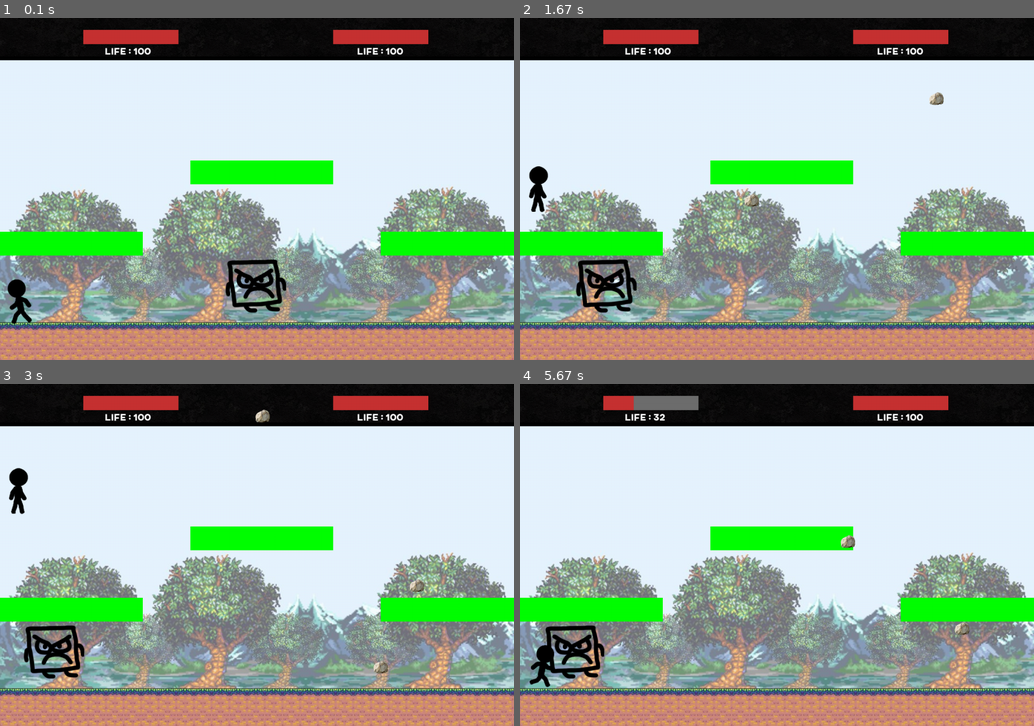
Above: before the commit, frames 1-4 (two rows, left to right).
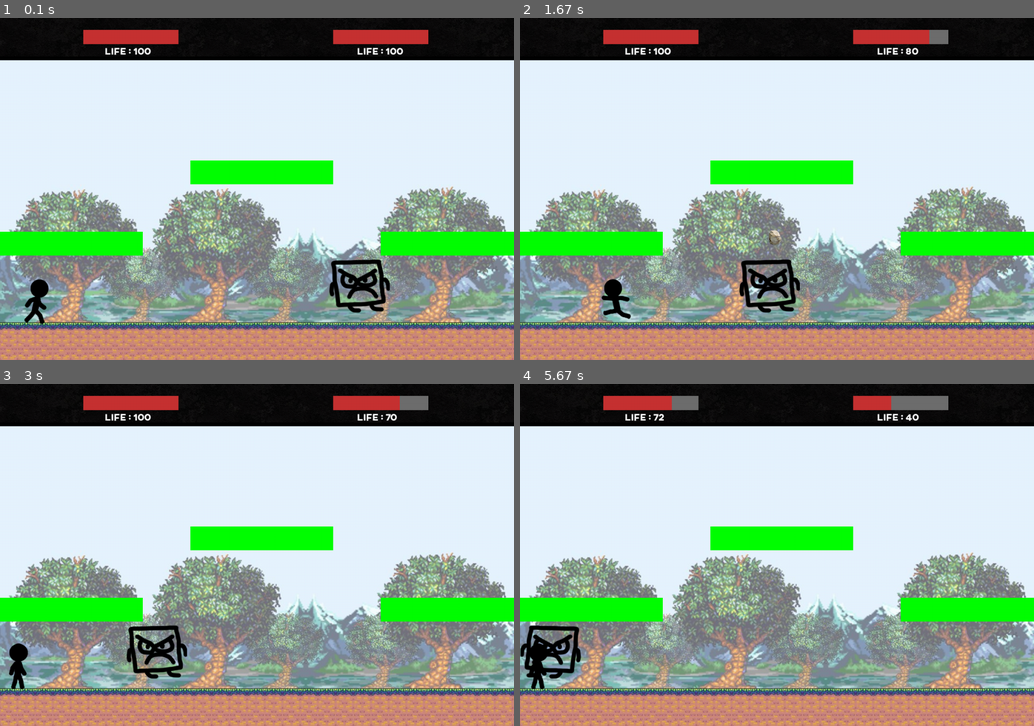
Above: after the commit, the same moments.

Repository: thmspry/jeu-pygame-maths
Game: pygame game, started from Game.py
The game is run twice, just before and just after one commit, with the same random seed, the same clock (stepped at 60 frames per second) and the same inputs.
Inputs:
- Up to frame 1 (0.1 s): no input
- Up to frame 2 (1.67 s): no input
- Up to frame 3 (3 s): no input
- Up to frame 4 (5.67 s): no input

The runs differ from the first frame. In frame 1, 2.6% of the frame differs, in the area x 1-76%, y 70-90%; in frame 2, 2.8%; in frame 3, 3.1%, in the area x 1-84%, y 3-90%; in frame 4, 2.5%.

Commit message:
IA à peu pres fonctionelle

Diff:
--- a/Enemy.py
+++ b/Enemy.py
@@ -84,13 +84,16 @@
         if self.life < 0:
             self.life=0
 
-        delta_x =  player_x - self_x
+        delta_x = player_x - self_x
         if delta_x > 0 :
             self.direction = Enemy.RIGHT
         else:
             self.direction = Enemy.LEFT
         self.image = Enemy.IMAGES[self.direction]
-        self.rect = self.rect.move(delta_x/50, 0)
+        if self.direction == Enemy.RIGHT:
+            self.rect = self.rect.move(3, 0)
+        else:
+            self.rect = self.rect.move(-3, 0)
 
         '''Fonction affine
         denom = self_x - player_x
--- a/Game.py
+++ b/Game.py
@@ -4,17 +4,7 @@
 from config import *
 from Player import *
 from GameState import *
-
-
-class Move:
-    def __init__(self):
-        self.left = False
-        self.right = False
-        self.up = False
-        self.down = False
-        self.punch = False
-        self.punch_foot = False
-        self.tir = False
+from Move import *
 
 
 def get_next_move():
@@ -58,7 +48,8 @@
             display_message(window, "Press any key to continue", GameConfig.FONT20, GameConfig.windowW / 2,
                             GameConfig.windowH / 2 + 50, GameConfig.BLACK)
             quitting = True
-        next_move = get_next_move()
+        next_move = game_state.get_ia_command()
+        #next_move = get_next_move()
         game_state.advance_state(next_move)
         pygame.display.update()
     if playagain():
--- a/GameState.py
+++ b/GameState.py
@@ -4,12 +4,13 @@
 from Player import *
 from Projectile import ProjectileEnemy
 from plateforme import Plateforme
+from Move import *
 
 
 class GameState:
     def __init__(self):
         self.player = Player(20, self)
-        self.enemy = Enemy(500)
+        self.enemy = Enemy(700)
         self.platforms = [
             pygame.Rect(0, 450, 300, 50), pygame.Rect(800, 450, 300, 50),
             pygame.Rect(400, 300, 300, 50)
@@ -20,6 +21,10 @@
             self.platforms_group.add(plateform)
         self.projectiles_group = Group()
         self.delay = 0
+        self.delay_IA = 0
+        self.after_jump_IA = False
+        self.decalage_droite_IA = False
+        self.decalage_gauche_IA = False
         self.projectile_enemy_group = Group()
 
     def draw(self, window):
@@ -28,7 +33,6 @@
         self.enemy.draw(window)
         for plateforme in self.platforms_group:
             pygame.draw.rect(window, (0, 255, 0), plateforme)
-        #print(self.player.delay, " ", self.enemy.rect.x)
         if self.player.a_tire and self.player.delay >= 20:
             projectile = Projectile(self.player.rect.x + 20, self.player.rect.y, [GameConfig.ROCK_W, GameConfig.ROCK_H], self.player.direction)
             self.projectiles_group.add(projectile)
@@ -45,7 +49,7 @@
         for projectile in self.projectiles_group:
             projectile.draw(window)
 
-        if self.enemy.a_tire:
+        '''if self.enemy.a_tire:
             projectile_enemy = ProjectileEnemy(self.enemy.rect.x +20, self.enemy.rect.y-10, 20, (random.random(), random.random()))
             self.projectile_enemy_group.add(projectile_enemy)
             self.enemy.a_tire = False
@@ -58,7 +62,7 @@
                 self.enemy.nb_tir-=1
 
         for projectile in self.projectile_enemy_group:
-            projectile.draw(window)
+            projectile.draw(window)'''
 
 
 
@@ -69,6 +73,68 @@
         return self.player.life <= 0 and self.enemy.life > 0
 
     def advance_state(self, next_move):
-        #self.player.advance_state(next_move, self.enemy)
-        self.player.IA(self.enemy)
+        self.player.advance_state(next_move, self.enemy)
+        #self.player.IA(self.enemy)
         self.enemy.advance_state(next_move, self.player)
+
+    def parabole(self, x, decalage):
+        return 0.07 * (x ** 2) + 3 * x -decalage
+
+    def get_ia_command(self):
+        next_move = Move()
+        if self.player.rect.colliderect(self.enemy.rect):
+            if self.delay_IA >= 70:
+                next_move.up = True
+                self.after_jump_IA = True
+                self.delay_IA = 0
+            else:
+                self.delay_IA += 1
+                if random.randint(0, 1) == 0:
+                    next_move.punch = True
+                else:
+                    next_move.punch_foot = True
+        else:
+            delta_x = self.player.rect.x - self.enemy.rect.x
+            if not self.after_jump_IA:
+                if (-450 < delta_x < -300 and self.player.direction == Player.RIGHT) or (300 < delta_x < 450 and self.player.direction == Player.LEFT):
+                    next_move.tir = True
+                if delta_x < -450 or (0 < delta_x < 300):
+                    next_move.right = True
+                if (0 > delta_x > -300) or delta_x > 450:
+                    next_move.left = True
+            else:
+                if self.player.touch_border_left() or self.decalage_droite_IA:
+                    next_move.right = True
+                    self.decalage_droite_IA = True
+                if self.player.touch_border_right() or self.decalage_gauche_IA:
+                    next_move.left = True
+                    self.decalage_gauche_IA = True
+                if abs(delta_x > 500):
+                    self.after_jump_IA = False
+                    self.decalage_gauche_IA = False
+                    self.decalage_droite_IA = False
+
+        print(self.decalage_gauche_IA, " ; ", self.decalage_droite_IA, " ; ", self.after_jump_IA)
+
+
+        '''if self.after_jump_IA:
+                    if self.player.rect.x < self.enemy.rect.x:
+                        if not self.player.touch_border():
+                            next_move.right = True
+                        else:
+                            self.after_jump_IA = False
+                    else:
+                        if not self.player.touch_border():
+                            next_move.left = True
+                        else:
+                            self.after_jump_IA = False'''
+
+        '''result_y = self.parabole(self.enemy.rect.x, 36400.0)
+        print(result_y)
+        if result_y < GameConfig.Y_GROUND:
+            next_move.right = True
+        if result_y > GameConfig.Y_GROUND:
+            next_move.left = True
+        if result_y == GameConfig.Y_GROUND:
+            next_move.tir = True'''
+        return next_move
--- /dev/null
+++ b/Move.py
@@ -0,0 +1,9 @@
+class Move:
+    def __init__(self):
+        self.left = False
+        self.right = False
+        self.up = False
+        self.down = False
+        self.punch = False
+        self.punch_foot = False
+        self.tir = False
--- a/Player.py
+++ b/Player.py
@@ -78,9 +78,6 @@
             if self.delay >= limit:
                 self.delay = 0
 
-    def shoot(self):
-        pass
-
     def on_ground(self):
         return self.rect.bottom == GameConfig.Y_GROUND
 
@@ -90,7 +87,13 @@
                 return True
 
     def touch_border(self):
-        return self.rect.right >= GameConfig.windowW or self.rect.left == 0 or self.rect.top <= 0
+        return self.touch_border_left() or self.touch_border_right()
+
+    def touch_border_left(self):
+        return self.rect.left <= 0
+
+    def touch_border_right(self):
+        return self.rect.right >= GameConfig.windowW
 
     def touch_enemy(self, enemy):
         return self.rect.colliderect(enemy.rect)
@@ -135,12 +138,6 @@
 
             #self.direction = Player.NONE
 
-        '''if self.touch_enemy(enemy):
-            if self.tmp == 10:
-                damage = random.randint(5,30)
-                self.life = self.life - damage
-                self.tmp = 0
-            self.tmp +=1'''
 
         if self.life < 0:
             self.life = 0
@@ -198,10 +195,6 @@
         if self.rect.x == 0:
             fy = GameConfig.FORCEJUMP
             self.direction = Player.UPR
-
-
-
-
         self.sprite_count += 1
         if self.sprite_count >= GameConfig.NB_FRAMES_PER_SPRITE_PLAYER * len(Player.IMAGES[self.direction]):
             self.sprite_count = 0
@@ -219,7 +212,6 @@
             self.vy = fy*GameConfig.DT
         else:
             self.vy = self.vy + GameConfig.GRAVITY*GameConfig.DT
-
 
         x, y = self.rect.topleft
         vy_max = (GameConfig.Y_GROUND-GameConfig.Player_H-y)/GameConfig.DT
--- a/Projectile.py
+++ b/Projectile.py
@@ -47,6 +47,7 @@
     def fonction_carre(self, x):
         return 0.07*(x**2)+3*x
 
+
 class ProjectileEnemy(pygame.sprite.Sprite):
 
     def __init__(self, x, y, vitesse, direction):
@@ -61,7 +62,7 @@
         window.blit(self.image, self.rect)
 
     def reflect(self, NV):
-        self.dir= self.dir.reflect(pygame.math.Vector2(NV))
+        self.dir = self.dir.reflect(pygame.math.Vector2(NV))
 
     def mouvement(self):
         self.pos += self.dir * self.vitesse
